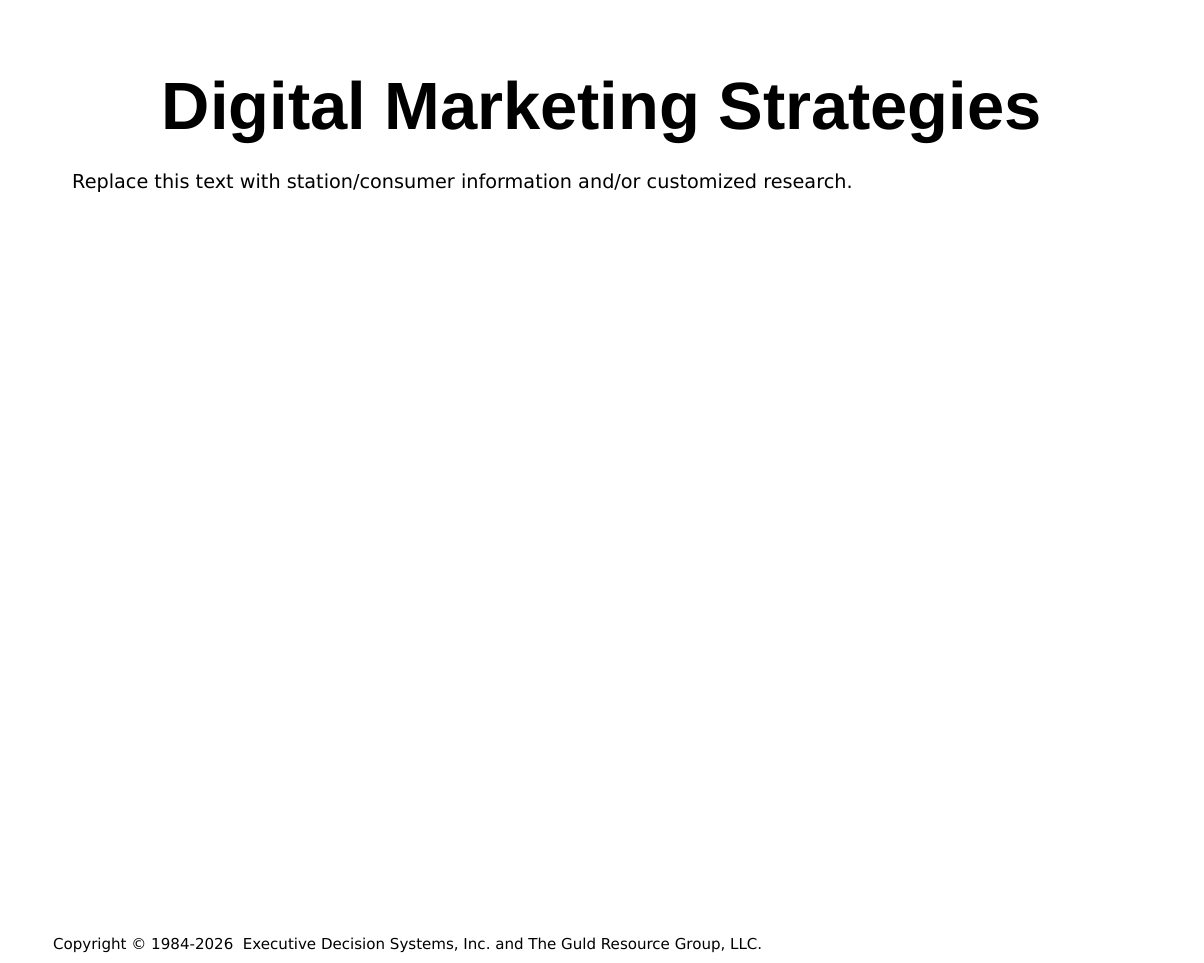
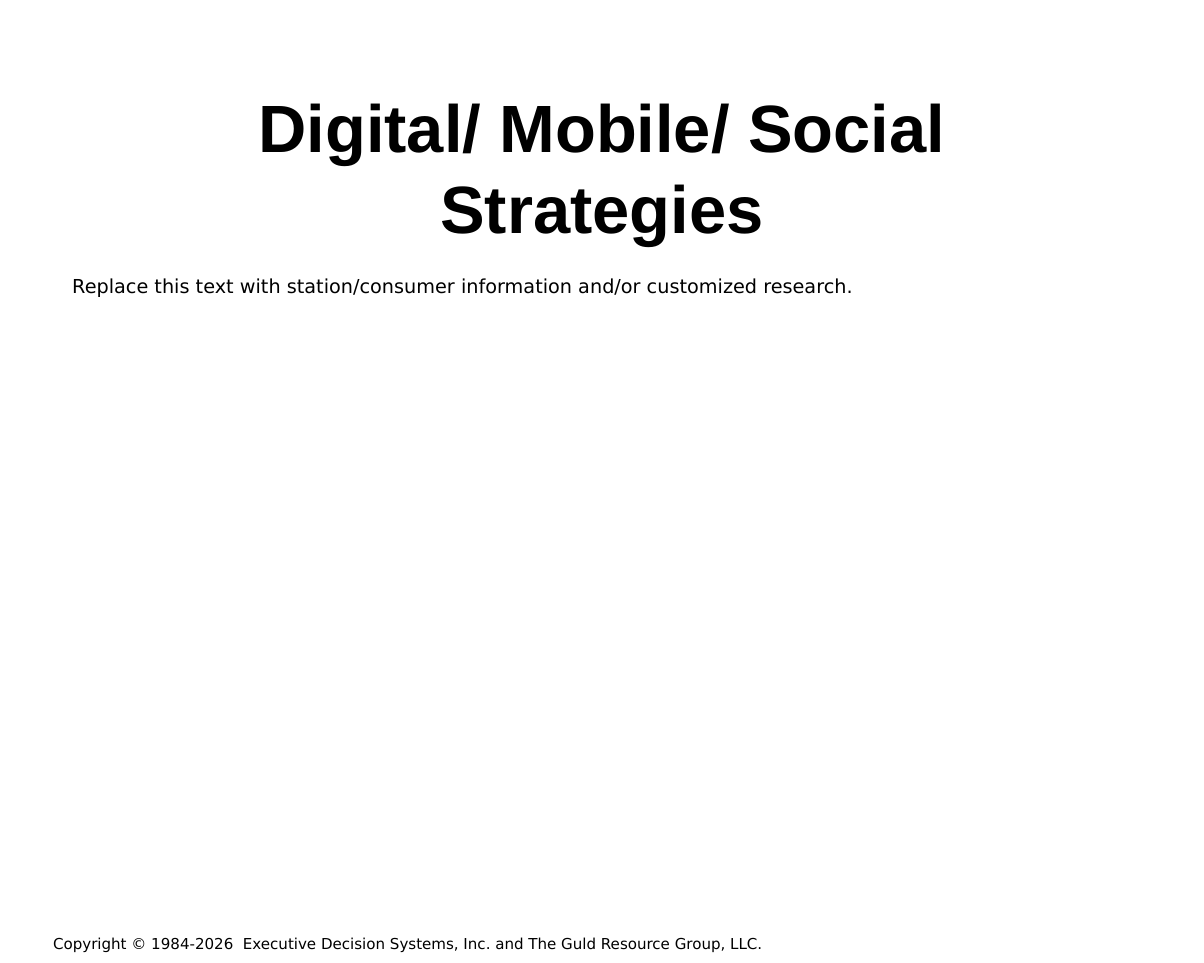
Before and after one commit to hintonandrew510/wizardfrontend, a slide deck: slide 18 of mavenprojectSCR/src/main/resources/powerpointtemplate/tvTemplate.pptx. Drawn at 1204x963 pixels with LibreOffice and Linux fonts; fonts in the diff are those of the drawing; background and template pictures are left out. Boxes give left, top, right and bottom in pixels: in the first picture for what was removed or moved away, otherwise in the second. Text is boxed around its words. In the diff, an @@ line names an element or a change of style, - is before the commit and + after.

```diff
--- a/mavenprojectSCR/src/main/resources/powerpointtemplate/tvTemplate.pptx
+++ b/mavenprojectSCR/src/main/resources/powerpointtemplate/tvTemplate.pptx
@@ title at box(259, 103, 945, 246): text changed @@
-Digital Marketing Strategies
+Digital/ Mobile/ Social Strategies
@@ text "Replace this text with station/consumer ...": place and size @@
-text "Replace this text with station/consumer ..." at box(72, 173, 852, 192)
+text "Replace this text with station/consumer ..." at box(72, 278, 852, 297)
```
Also in this commit, not shown: 4 other slides changed, 1 other file.
